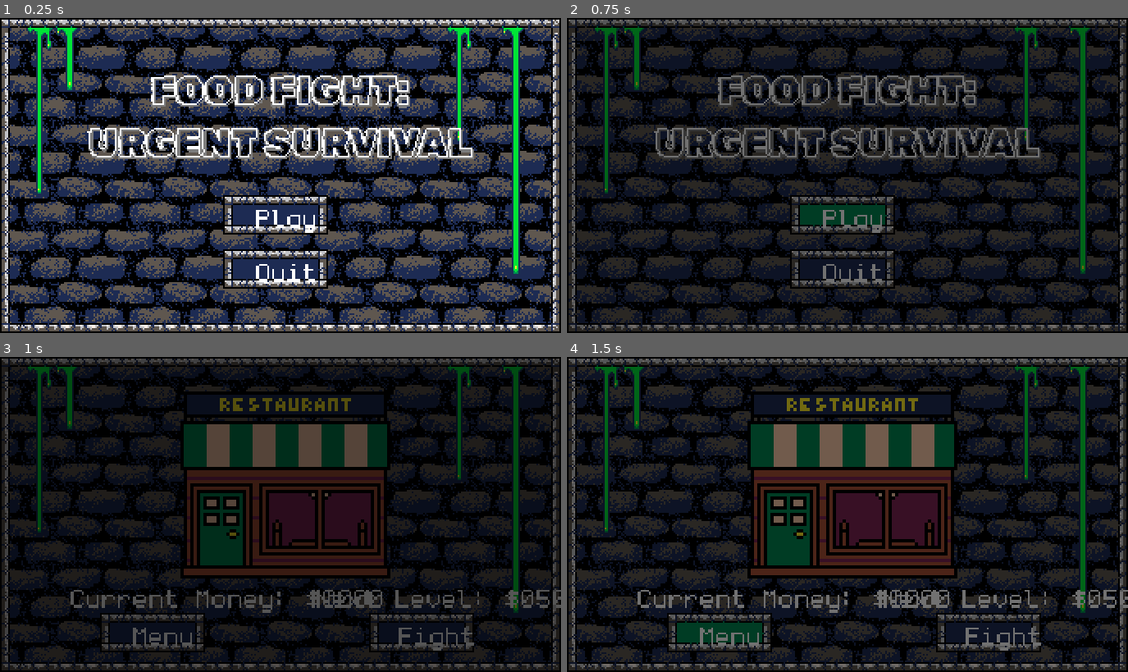
Above: before the commit, frames 1-4 (two rows, left to right).
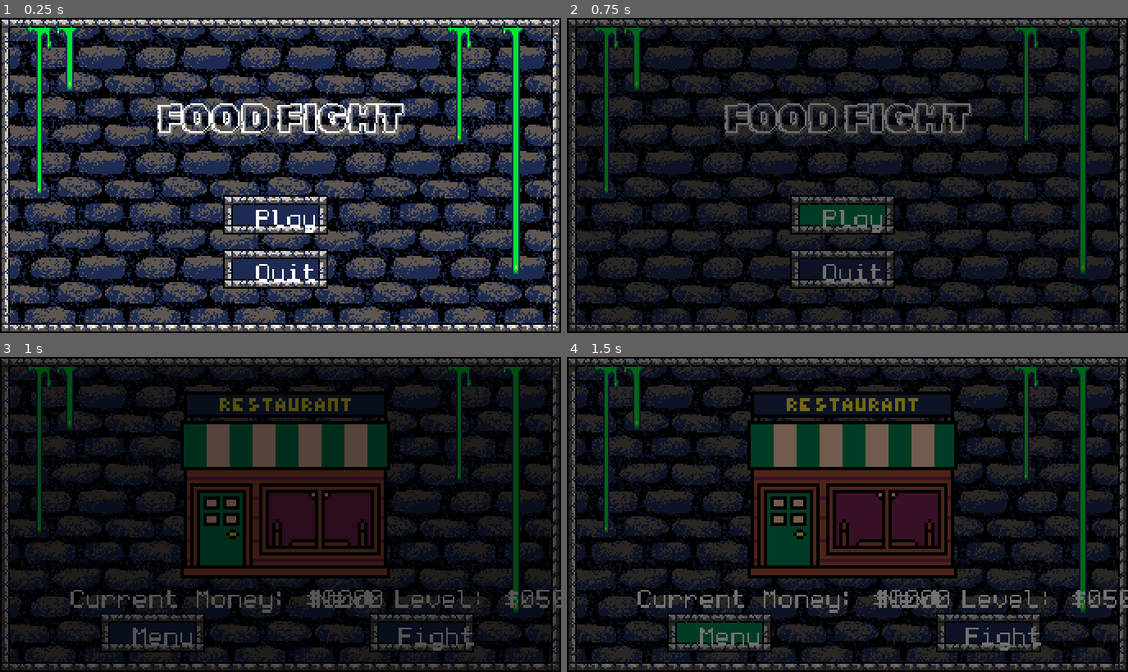
Above: after the commit, the same moments.

Repository: svilinskis1/magic-maker-game
Game: Godot game, scene res://scenes/title.tscn
The game is run twice, just before and just after one commit, with the same random seed, the same clock (stepped at 60 frames per second) and the same inputs.
Inputs:
- Up to frame 1 (0.25 s): no input
- Up to frame 2 (0.75 s): click "Play" at 0.5 s
- Up to frame 3 (1 s): no input
- Up to frame 4 (1.5 s): click "Menu" at 1.25 s

The runs differ from the first frame. In frame 1, 7.3% of the frame differs, in the area x 15-85%, y 18-46%; in frame 2, 6.0%; in frame 3, nothing differs; in frame 4, nothing differs.

Commit message:
e

Diff:
--- a/scenes/title.tscn
+++ b/scenes/title.tscn
@@ -16,14 +16,13 @@
 
 [node name="title" type="Label" parent="."]
 offset_left = 16.0
-offset_top = 29.0
+offset_top = 46.0
 offset_right = 327.0
-offset_bottom = 111.0
+offset_bottom = 128.0
 theme_override_colors/font_shadow_color = Color(0.490196, 0.490196, 0.490196, 1)
 theme_override_fonts/font = ExtResource("1_b8gt1")
 theme_override_font_sizes/font_size = 24
-text = "FOOD FIGHT:
-URGENT SURVIVAL"
+text = "FOOD FIGHT"
 horizontal_alignment = 1
 
 [node name="Banban" type="Sprite2D" parent="."]
